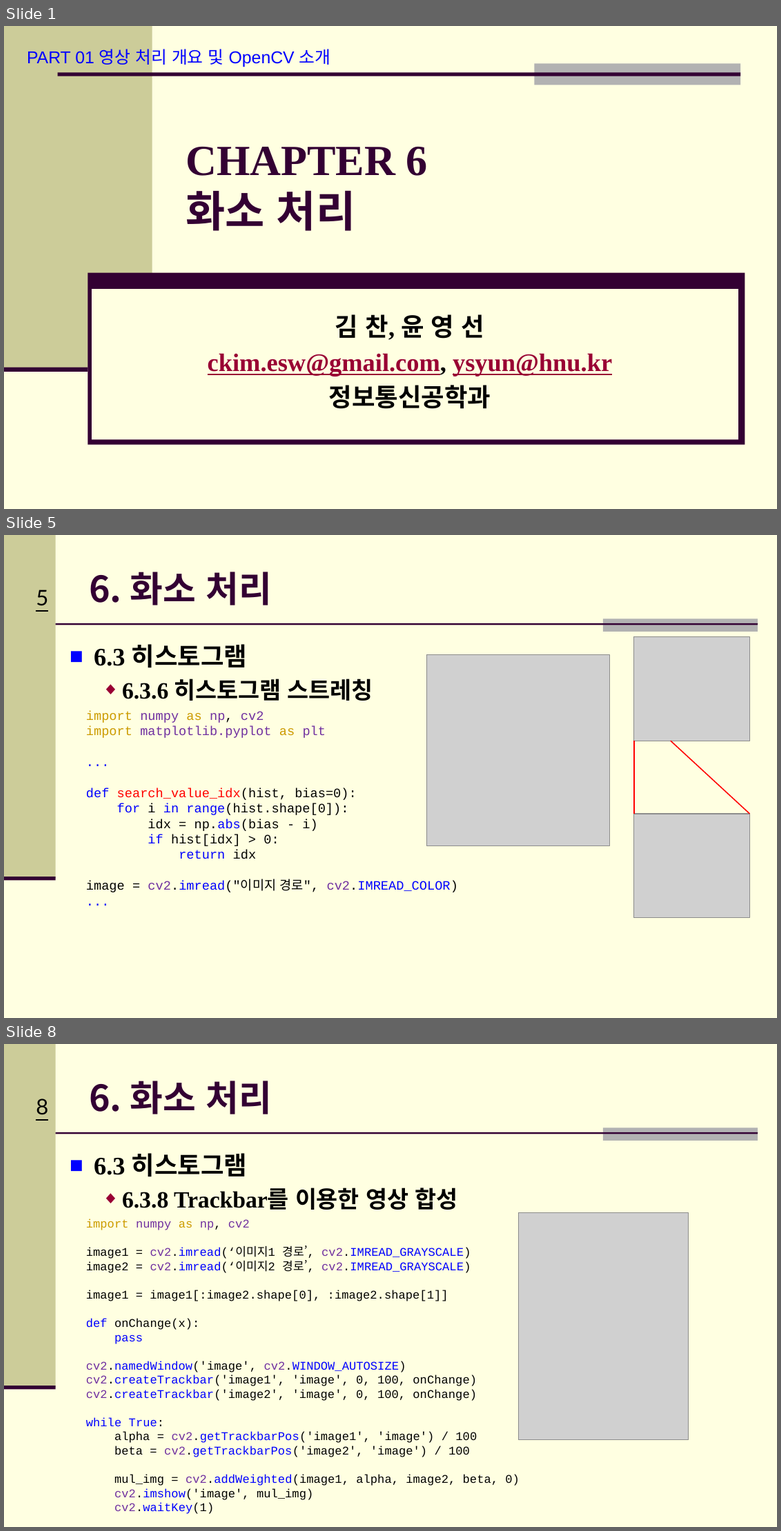
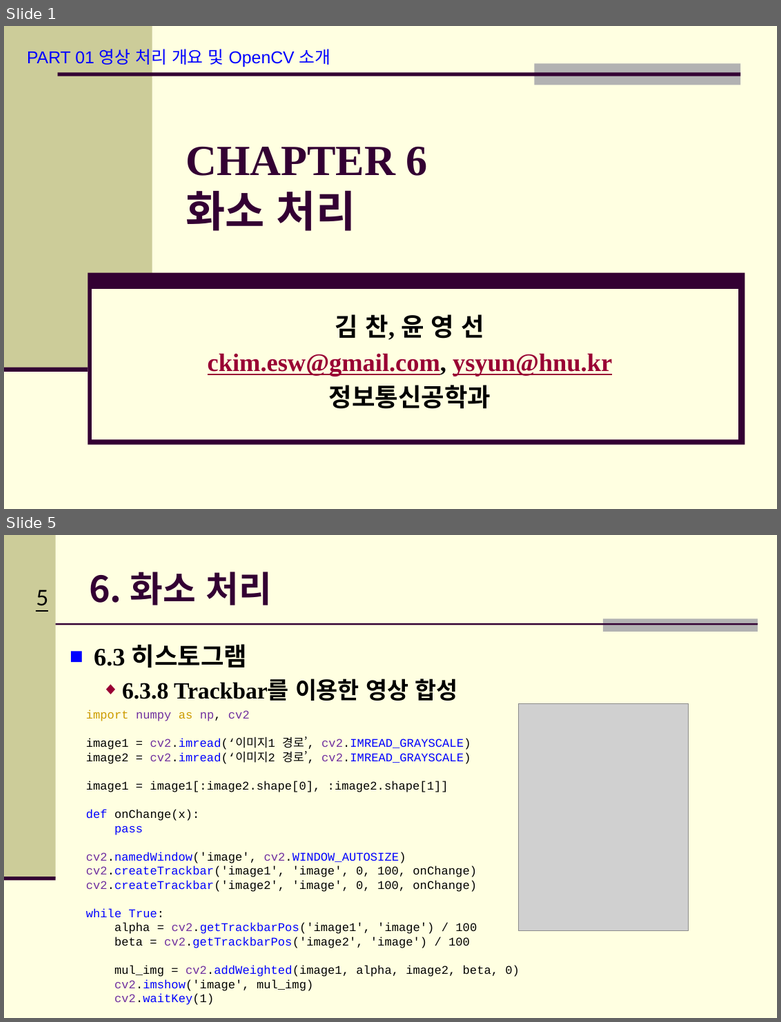
Before and after one commit to Hitbee-dev/OpenCV-Python, a slide deck: 2022-11-08/documents/CH_06 화소 처리.pptx. Shown one above the other, each under a label of ours: slides 1, 5 and 8 before the commit, slides 1 and 5 after it; the slides between them are not shown. The pictures are 781x1531 and 781x1022 pixels, drawn with LibreOffice and Linux fonts; fonts in the diff are those of the drawing; grey boxes stand for pictures; background and template pictures are left out. Boxes give left, top, right and bottom in pixels: in the first picture for what was removed or moved away, otherwise in the second. Text is boxed around its words. In the diff, an @@ line names an element or a change of style, - is before the commit and + after.

```diff
--- a/2022-11-08/documents/CH_06 화소 처리.pptx
+++ b/2022-11-08/documents/CH_06 화소 처리.pptx
@@ slide 5 removed at box(4, 535, 777, 1018), background #FFFFE1; not listed: 5 template elements that a slide beside it also shows @@
@@ title removed at box(89, 572, 272, 605) @@
-6. 화소 처리
@@ picture removed at box(634, 637, 750, 741) @@
@@ text removed at box(94, 644, 373, 701) @@
-■ 6.3 히스토그램
-  ◆ 6.3.6 히스토그램 스트레칭
@@ picture removed at box(427, 655, 609, 845) @@
@@ text removed at box(86, 711, 458, 892) @@
-import numpy as np, cv2
-import matplotlib.pyplot as plt
-...
-def search_value_idx(hist, bias=0):
-for i in range(hist.shape[0]):
-idx = np.abs(bias - i)
-if hist[idx] > 0:
-return idx
-image = cv2.imread("이미지 경로", cv2.IMREAD_COLOR)
-...
@@ line removed from (634, 741) to (634, 814) @@
@@ line removed from (670, 741) to (750, 814) @@
@@ picture removed at box(634, 814, 750, 919) @@
@@ what was slide 8 is now slide 5 @@
@@ page number at box(36, 590, 48, 606): text changed @@
-8
+5
```
Also in this commit, not shown: 2 slides changed, 3 slides added, 5 other slides removed, 5 other files.
